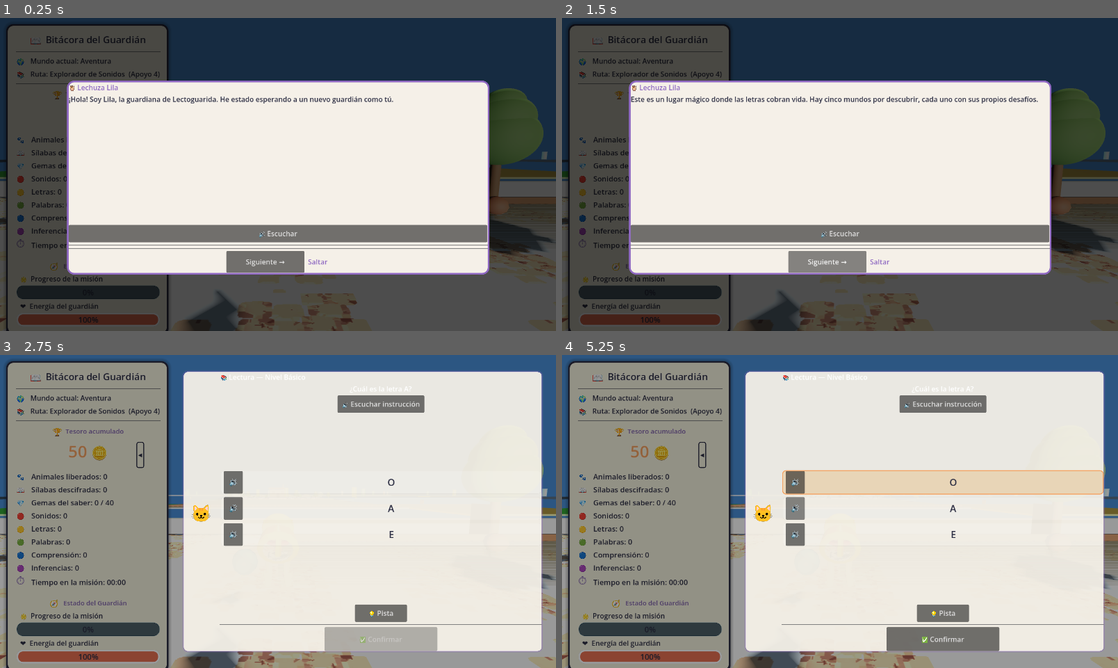
Above: before the commit, frames 1-4 (two rows, left to right).
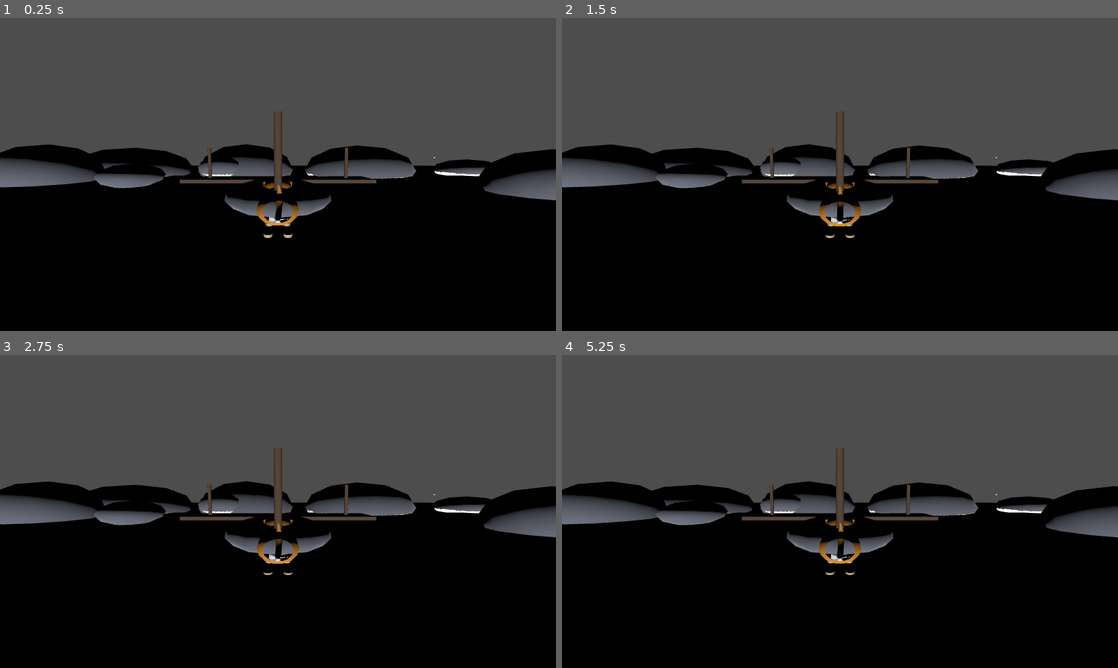
Above: after the commit, the same moments.

Repository: connyrriquelme-hash/lectoguarida
Game: Godot game, scene res://scenes/main_world.tscn
The game is run twice, just before and just after one commit, with the same random seed, the same clock (stepped at 60 frames per second) and the same inputs.
Inputs (mouse positions are in pixels of both pictures, inside the frame that each line leads up to):
- Up to frame 1 (0.25 s): no input
- Up to frame 2 (1.5 s): click (840, 233) at 0.5 s, where only the run before the commit has a clickable "🔊 Escuchar"; click (828, 262) at 1.25 s, where only the run before the commit has a clickable "Siguiente →"
- Up to frame 3 (2.75 s): click (316, 599) at 2 s, where only the run before the commit has a clickable "Saltar"
- Up to frame 4 (5.25 s): click (945, 405) at 2.75 s, where only the run before the commit has a clickable "🔊 Escuchar instrucción"; click (795, 483) at 3.5 s, where only the run before the commit has a clickable "🔊"; click (951, 483) at 4.25 s, where only the run before the commit has a clickable "O"; click (795, 508) at 5 s, where only the run before the commit has a clickable "🔊"

The runs differ from the first frame. In frame 1, 92% of the frame differs, in the area x 0-100%, y 0-100%; in frame 2, 92%; in frame 3, 99%; in frame 4, 99%.
Error after the commit: Parse Error: There is already a variable named "shape" declared in this scope. (res://scripts/main_world.gd:428)

Commit message:
fix(render): remove terrain z-fighting and shadow artifacts
- Remove all duplicate geometry from main_world.gd (bridges, zone_grounds,
  edge_barriers, fence_segments) that overlapped with world_repair.gd
  at slightly different Y heights causing constant z-fighting
- world_repair.gd is now the single source of ground/bridge/barrier geometry
- Fix shadow settings for GL Compatibility renderer:
  shadow_bias=0.005 (was 0.05), shadow_blur=2 (was 8), added shadow_normal_bias=0.01
- Increase MSAA 3D to 2x (was 1x) for smoother edges on GL Compat
- Increase shadow atlas resolution to 1024-2048 quadrants
- Set shadow filter mode to PCF (soft)

Diff:
--- a/godot/project.godot
+++ b/godot/project.godot
@@ -60,9 +60,19 @@
 renderer/rendering_method="gl_compatibility"
 textures/default_filters/anisotropic_filtering_level="4"
 anti_aliasing/quality/msaa_2d="0"
-anti_aliasing/quality/msaa_3d="1"
+anti_aliasing/quality/msaa_3d="2"
 anti_aliasing/quality/use_debanding="true"
 
 [run]
 
 main_scene="uid://d3te44mxdlmk0"
+
+
+[shadows]
+shadow/size/atlas_quadrant_0=1024
+shadow/size/atlas_quadrant_1=1024
+shadow/size/atlas_quadrant_2=2048
+shadow/size/atlas_quadrant_3=2048
+
+[quality]
+shadows/filter_mode=3
--- a/godot/scripts/main_world.gd
+++ b/godot/scripts/main_world.gd
@@ -57,10 +57,6 @@
 	print("Zones: F=", "ok" if zf else "FAIL", " G=", "ok" if zg else "FAIL", " H=", "ok" if zh else "FAIL", " I=", "ok" if zi else "FAIL")
 
 	# ── Add collision grounds to zones that lack them (F-I use CSG only) ──
-	if zf: _add_zone_ground(zf as Node3D, Vector3(12, 0.1, 12), Vector3(0, -0.2, 0), Color(0.5, 0.7, 0.3))
-	if zg: _add_zone_ground(zg as Node3D, Vector3(10, 0.1, 10), Vector3(0, -0.2, 0), Color(0.6, 0.5, 0.4))
-	if zh: _add_zone_ground(zh as Node3D, Vector3(12, 0.1, 8), Vector3(0, -0.2, -2), Color(0.5, 0.45, 0.35))
-	if zi: _add_zone_ground(zi as Node3D, Vector3(12, 0.15, 12), Vector3(0, -0.2, 0), Color(0.7, 0.65, 0.55))
 
 	# ── Remove duplicate singletons from all non-A zones ──
 	_remove_all(zb, DUPLICATE_OLD)
@@ -80,9 +76,10 @@
 	global_sun.light_indirect_energy = 0.4
 	global_sun.light_specular = 0.3
 	global_sun.shadow_enabled = true
-	global_sun.shadow_blur = 8
-	global_sun.shadow_bias = 0.05
-	global_sun.directional_shadow_max_distance = 200.0
+	global_sun.shadow_blur = 2
+	global_sun.shadow_bias = 0.005
+	global_sun.shadow_normal_bias = 0.01
+	global_sun.directional_shadow_max_distance = 150.0
 	global_sun.rotation_degrees = Vector3(-45, 135, 0)  # ~mid-morning angle
 	global_sun.light_color = Color(1.0, 0.98, 0.92)     # warm white
 	add_child(global_sun)
@@ -402,31 +399,7 @@
 ## Creates a runtime portal (Area3D with zone_portal.gd logic) at given position
 # ── Zone ground safety ──
 
-func _add_zone_ground(zone: Node3D, size: Vector3, pos: Vector3, col: Color) -> void:
-	"""Add StaticBody3D collision floor to a zone that only has CSG visuals."""
-	var body := StaticBody3D.new()
-	body.name = "GroundCollision"
-	var shape := CollisionShape3D.new()
-	var box := BoxShape3D.new()
-	box.size = size
-	shape.shape = box
-	body.add_child(shape)
-	body.position = pos
-	zone.add_child(body)
-	# Visual mesh matching the collision
-	var mesh := MeshInstance3D.new()
-	var box_mesh := BoxMesh.new()
-	box_mesh.size = size
-	var mat := StandardMaterial3D.new()
-	mat.albedo_color = col
-	mat.roughness = 0.9
-	box_mesh.surface_set_material(0, mat)
-	mesh.mesh = box_mesh
-	mesh.position = pos
-	zone.add_child(mesh)
-
-
-func _add_edge_barrier(zone_name: String, pos: Vector3, size: Vector3) -> void:
+
 	"""Add an invisible collision barrier at zone edges to prevent falls.
 	The barrier extends past the ground edge to prevent any gap."""
 	var barrier := StaticBody3D.new()
@@ -449,7 +422,6 @@
 	add_child(barrier)
 
 
-func _add_connection_bridge(middle: Vector3, size: Vector3, col: Color) -> void:
 	"""Add a visual + physics bridge between two zones."""
 	var bridge := StaticBody3D.new()
 	bridge.name = "ConnectionBridge"
@@ -473,7 +445,6 @@
 	add_child(mesh)
 
 
-func _add_fence_segment(pos: Vector3, size: Vector3, col: Color) -> void:
 	"""Add a visible fence/barrier (visual hint, no collision)."""
 	var mesh := MeshInstance3D.new()
 	var box_mesh := BoxMesh.new()
@@ -542,106 +513,8 @@
 # ═══════════════════════════════════════════════════════════════
 
 func _build_zone_connections() -> void:
-	"""Connect all zones with bridges & edge barriers. Run once after all zones are loaded."""
-
-	var BRIDGE_COL := Color(0.5, 0.45, 0.35)  # earth tone
-	var FENCE_COL := Color(0.4, 0.25, 0.15)   # dark wood
-
-	# ── Bridges between adjacent zones ──
-	# A↔B: gap X=20 to X=30, 10 units wide. Bridge spans X=20 to X=30 at Z=0
-	_add_connection_bridge(Vector3(25, -0.15, 0), Vector3(10, 0.2, 20), BRIDGE_COL)
-	# A↔C: gap X=-30 to X=-20, 10 units wide
-	_add_connection_bridge(Vector3(-25, -0.15, 0), Vector3(10, 0.2, 20), BRIDGE_COL)
-	# B↔F: gap X=80 to X=94, 14 units wide
-	_add_connection_bridge(Vector3(87, -0.15, 0), Vector3(14, 0.2, 20), BRIDGE_COL)
-	# C↔G: gap X=-95 to X=-80, 15 units wide
-	_add_connection_bridge(Vector3(-87.5, -0.15, 0), Vector3(15, 0.2, 20), BRIDGE_COL)
-	# A↔Sanctuary: X=20 to X=20 (adjacent). Bridge at X=20
-	_add_connection_bridge(Vector3(10, -0.15, 0), Vector3(20, 0.2, 20), BRIDGE_COL)
-
-	# ── Edge barriers at all zone perimeters ──
-	# All barriers are centered ON the ground edge, overlapping 0.25 units inward
-	# Zone A: 40x40 centered at (0,0,0). Barriers split to leave passages for bridges & portals
-	_add_edge_barrier("A_E_N", Vector3(19.75, 0.5, -12), Vector3(0.5, 1.5, 16))   # Z=-20 to -4
-	_add_edge_barrier("A_E_S", Vector3(19.75, 0.5, 12), Vector3(0.5, 1.5, 16))    # Z=4 to 20
-	_add_edge_barrier("A_W_N", Vector3(-19.75, 0.5, -12), Vector3(0.5, 1.5, 16))
-	_add_edge_barrier("A_W_S", Vector3(-19.75, 0.5, 12), Vector3(0.5, 1.5, 16))
-	_add_edge_barrier("A_N_E", Vector3(10, 0.5, -19.75), Vector3(20, 1.5, 0.5))
-	_add_edge_barrier("A_N_W", Vector3(-10, 0.5, -19.75), Vector3(20, 1.5, 0.5))
-	_add_edge_barrier("A_S_E", Vector3(10, 0.5, 19.75), Vector3(20, 1.5, 0.5))
-	_add_edge_barrier("A_S_W", Vector3(-10, 0.5, 19.75), Vector3(20, 1.5, 0.5))
-
-	# Zone B: 50x50 at (55,0,0) → X:30-80, Z:-25 to 25
-	_add_edge_barrier("B_N", Vector3(55, 0.5, -24.75), Vector3(50, 1.5, 0.5))
-	_add_edge_barrier("B_S", Vector3(55, 0.5, 24.75), Vector3(50, 1.5, 0.5))
-	_add_edge_barrier("B_W", Vector3(30.25, 0.5, 0), Vector3(0.5, 1.5, 50))
-	_add_edge_barrier("B_E_N", Vector3(79.75, 0.5, -12), Vector3(0.5, 1.5, 26))  # gap at Z=0
-	_add_edge_barrier("B_E_S", Vector3(79.75, 0.5, 12), Vector3(0.5, 1.5, 26))
-
-	# Zone C: 50x50 at (-55,0,0) → X:-80 to -30, Z:-25 to 25
-	_add_edge_barrier("C_N", Vector3(-55, 0.5, -24.75), Vector3(50, 1.5, 0.5))
-	_add_edge_barrier("C_S", Vector3(-55, 0.5, 24.75), Vector3(50, 1.5, 0.5))
-	_add_edge_barrier("C_W_N", Vector3(-79.75, 0.5, -12), Vector3(0.5, 1.5, 26))
-	_add_edge_barrier("C_W_S", Vector3(-79.75, 0.5, 12), Vector3(0.5, 1.5, 26))
-	_add_edge_barrier("C_E", Vector3(-30.25, 0.5, 0), Vector3(0.5, 1.5, 50))
-
-	# Zone D (Puerto): 30x18 at (0,0,100) → X:-15 to 15, Z:91 to 109
-	_add_edge_barrier("D_N", Vector3(0, 0.5, 108.75), Vector3(30, 1.5, 0.5))
-	_add_edge_barrier("D_S", Vector3(0, 0.5, 91.25), Vector3(30, 1.5, 0.5))
-	_add_edge_barrier("D_W", Vector3(-14.75, 0.5, 100), Vector3(0.5, 1.5, 18))
-	_add_edge_barrier("D_E", Vector3(14.75, 0.5, 100), Vector3(0.5, 1.5, 18))
-
-	# Zone E (Litoral): 40x30 at (0,0,-100) → X:-20 to 20, Z:-115 to -85
-	_add_edge_barrier("E_N", Vector3(0, 0.5, -85.25), Vector3(40, 1.5, 0.5))
-	_add_edge_barrier("E_S", Vector3(0, 0.5, -114.75), Vector3(40, 1.5, 0.5))
-	_add_edge_barrier("E_W", Vector3(-19.75, 0.5, -100), Vector3(0.5, 1.5, 30))
-	_add_edge_barrier("E_E", Vector3(19.75, 0.5, -100), Vector3(0.5, 1.5, 30))
-
-	# Zone F (Viña): 12x12 at (100,0,0) → X:94 to 106, Z:-6 to 6
-	_add_edge_barrier("F_N", Vector3(100, 0.5, -5.75), Vector3(12, 1.5, 0.5))
-	_add_edge_barrier("F_S", Vector3(100, 0.5, 5.75), Vector3(12, 1.5, 0.5))
-	_add_edge_barrier("F_W_N", Vector3(94.25, 0.5, -4), Vector3(0.5, 1.5, 8))
-	_add_edge_barrier("F_W_S", Vector3(94.25, 0.5, 4), Vector3(0.5, 1.5, 8))
-	_add_edge_barrier("F_E", Vector3(105.75, 0.5, 0), Vector3(0.5, 1.5, 12))
-
-	# Zone G (Valpo): 10x10 at (-100,0,0)
-	_add_edge_barrier("G_N", Vector3(-100, 0.5, -4.75), Vector3(10, 1.5, 0.5))
-	_add_edge_barrier("G_S", Vector3(-100, 0.5, 4.75), Vector3(10, 1.5, 0.5))
-	_add_edge_barrier("G_W_N", Vector3(-104.75, 0.5, -4), Vector3(0.5, 1.5, 6))
-	_add_edge_barrier("G_W_S", Vector3(-104.75, 0.5, 4), Vector3(0.5, 1.5, 6))
-	_add_edge_barrier("G_E", Vector3(-95.25, 0.5, 0), Vector3(0.5, 1.5, 10))
-
-	# Zone H (Isla Negra): 12x8 at (0,0,200)
-	_add_edge_barrier("H_N", Vector3(0, 0.5, 194.75), Vector3(12, 1.5, 0.5))
-	_add_edge_barrier("H_S", Vector3(0, 0.5, 201.25), Vector3(12, 1.5, 0.5))
-	_add_edge_barrier("H_W", Vector3(-5.75, 0.5, 198), Vector3(0.5, 1.5, 8))
-	_add_edge_barrier("H_E", Vector3(5.75, 0.5, 198), Vector3(0.5, 1.5, 8))
-
-	# Zone I (El Tabo): 12x12 at (0,0,-200)
-	_add_edge_barrier("I_N", Vector3(0, 0.5, -193.75), Vector3(12, 1.5, 0.5))
-	_add_edge_barrier("I_S", Vector3(0, 0.5, -205.75), Vector3(12, 1.5, 0.5))
-	_add_edge_barrier("I_W", Vector3(-5.75, 0.5, -200), Vector3(0.5, 1.5, 12))
-	_add_edge_barrier("I_E", Vector3(5.75, 0.5, -200), Vector3(0.5, 1.5, 12))
-
-	# Sanctuary 20x20 at (20,0,0)
-	_add_edge_barrier("Sanct_N", Vector3(20, 0.5, -9.75), Vector3(20, 1.5, 0.5))
-	_add_edge_barrier("Sanct_S", Vector3(20, 0.5, 9.75), Vector3(20, 1.5, 0.5))
-	_add_edge_barrier("Sanct_W", Vector3(10.25, 0.5, 0), Vector3(0.5, 1.5, 20))
-	_add_edge_barrier("Sanct_E", Vector3(29.75, 0.5, 0), Vector3(0.5, 1.5, 20))
-
-	# ── Visual fences at open bridge edges (decorative hints) ──
-	var fence_h := 0.8
-	for fx in [-2, 2]:
-		_add_fence_segment(Vector3(25, fence_h, fx * 9.5), Vector3(0.08, fence_h * 2, 1), FENCE_COL)
-		_add_fence_segment(Vector3(-25, fence_h, fx * 9.5), Vector3(0.08, fence_h * 2, 1), FENCE_COL)
-		_add_fence_segment(Vector3(87, fence_h, fx * 9.5), Vector3(0.08, fence_h * 2, 1), FENCE_COL)
-		_add_fence_segment(Vector3(-87.5, fence_h, fx * 9.5), Vector3(0.08, fence_h * 2, 1), FENCE_COL)
-		_add_fence_segment(Vector3(10, fence_h, fx * 9.5), Vector3(0.08, fence_h * 2, 1), FENCE_COL)
-
-	print("Zone connections built: bridges + edge barriers + anticaidas ready")
-
-
-func _remove_edge_barrier_at(pos: Vector3) -> void:
+	"""Zone connections handled entirely by world_repair.gd. This keeps only the log."""
+	print("Zone connections: bridges, barriers, and anticaidas handled by world_repair.gd"
 	"""Remove edge barrier at a position (converted to barrier name) so bridge can pass through."""
 	# Find and remove the barrier child by position check
 	for child in get_children():
